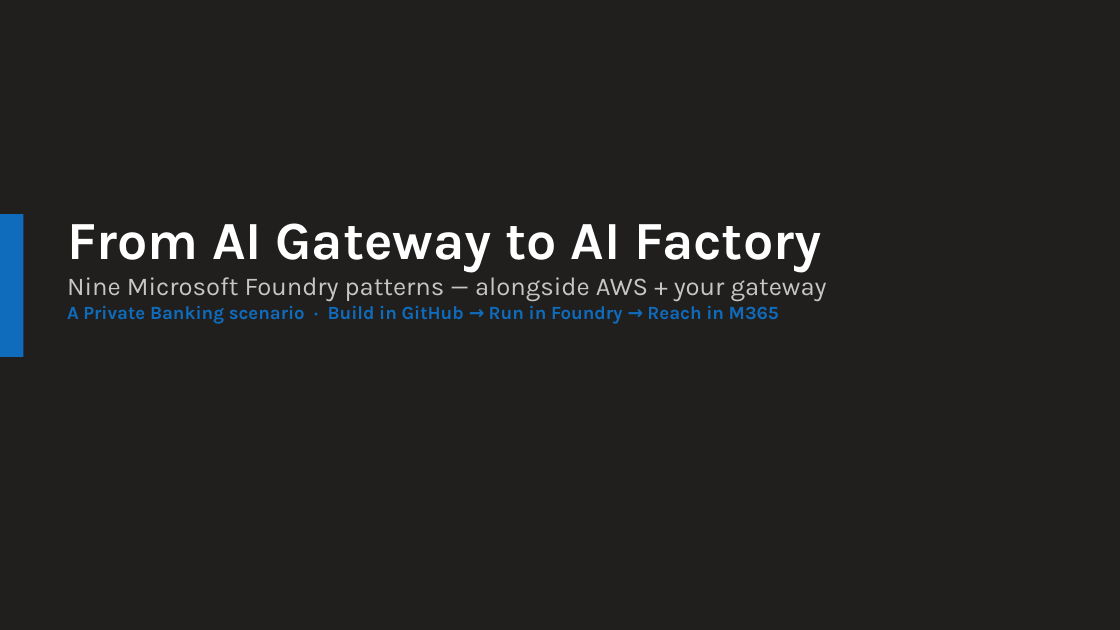
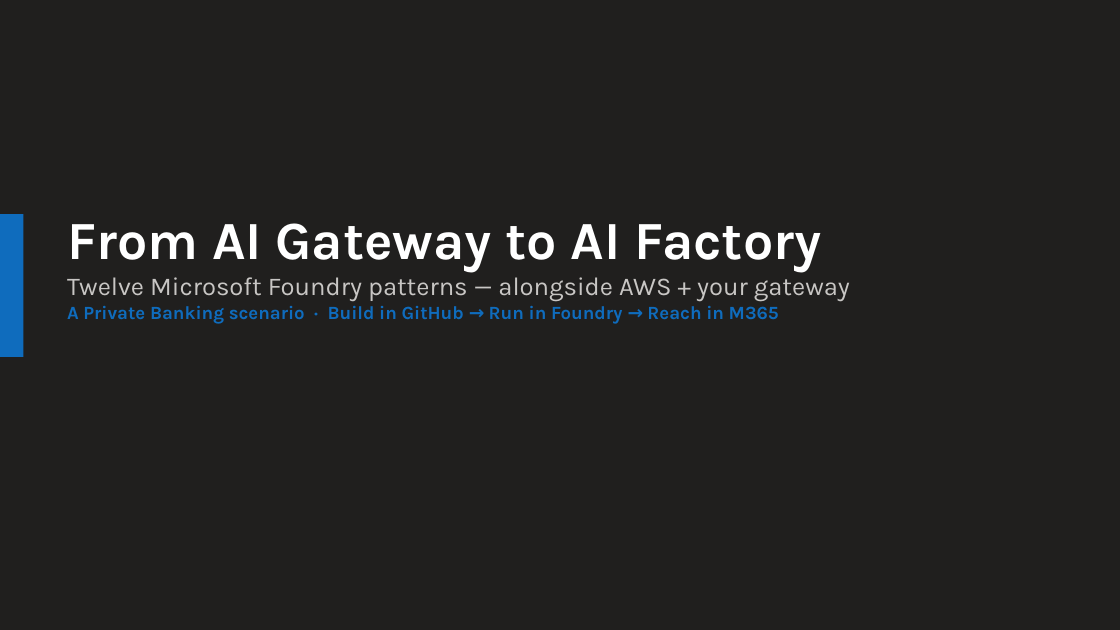
Before and after one commit to SridharArrabelly/foundry-pattern-library, a slide deck: slide 1 of foundry-patterns.pptx. Drawn at 1120x630 pixels with LibreOffice and Linux fonts; fonts in the diff are those of the drawing. Boxes give left, top, right and bottom in pixels: in the first picture for what was removed or moved away, otherwise in the second. Text is boxed around its words. In the diff, an @@ line names an element or a change of style, - is before the commit and + after.

```diff
--- a/foundry-patterns.pptx
+++ b/foundry-patterns.pptx
@@ text at <box>67,272,850,301</box>: text changed @@
-Nine Microsoft Foundry patterns — alongside AWS + your gateway
+Twelve Microsoft Foundry patterns — alongside AWS + your gateway
```
Also in this commit, not shown: 1 other slide changed, 7 slides added, 2 other files.
